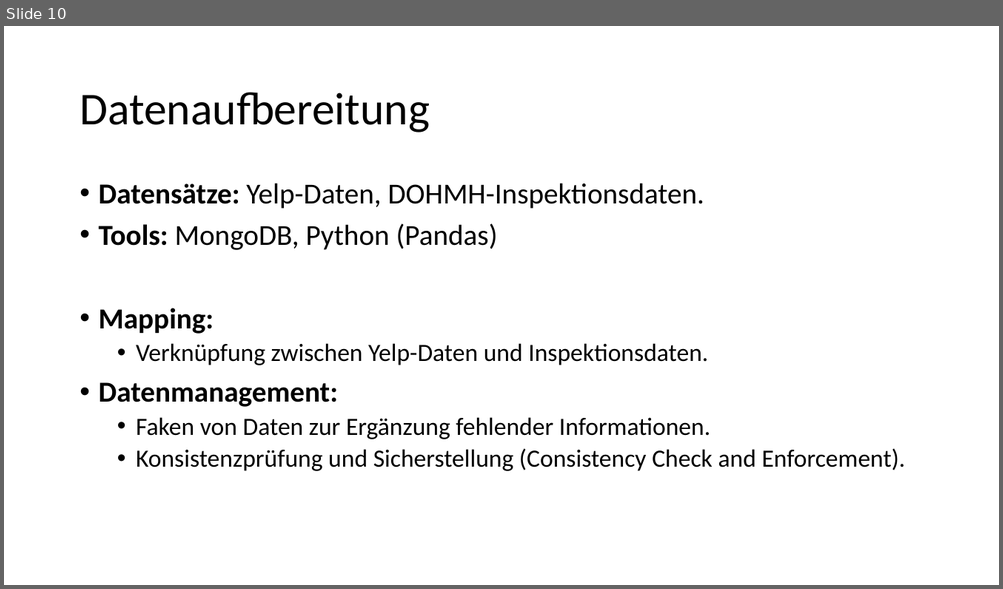
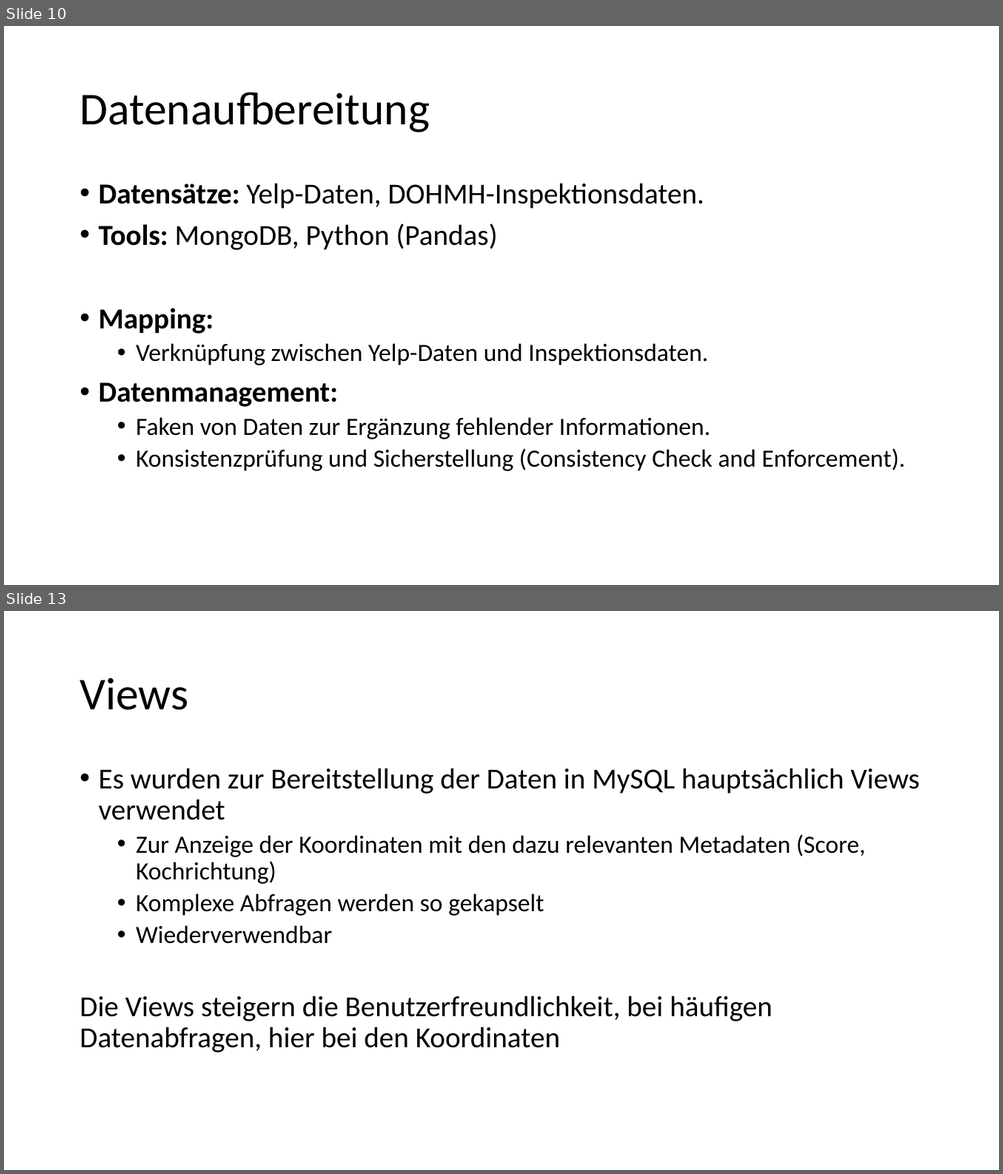
Before and after one commit to DaniVot/DatenbankenPortfolio, a slide deck: abgabe/Datenbanken.pptx. Shown one above the other, each under a label of ours: slide 10 before the commit, slides 10 and 13 after it; the slides between them are not shown. The pictures are 1003x589 and 1003x1174 pixels, drawn with LibreOffice and Linux fonts; fonts in the diff are those of the drawing. Boxes give left, top, right and bottom in pixels: in the first picture for what was removed or moved away, otherwise in the second. Text is boxed around its words. In the diff, an @@ line names an element or a change of style, - is before the commit and + after.

```diff
--- a/abgabe/Datenbanken.pptx
+++ b/abgabe/Datenbanken.pptx
@@ slide 13 added at bbox=[4, 611, 999, 1170], background #FFFFFF @@
@@ title added at bbox=[79, 678, 188, 710], 44 pt, text #000000 @@
+Views
@@ text added at bbox=[79, 768, 919, 1053], 28 pt, text #000000 @@
+• Es wurden zur Bereitstellung der Daten in MySQL hauptsächlich Views verwendet
+  • Zur Anzeige der Koordinaten mit den dazu relevanten Metadaten (Score, Kochrichtung)
+  • Komplexe Abfragen werden so gekapselt
+  • Wiederverwendbar
+Die Views steigern die Benutzerfreundlichkeit, bei häufigen Datenabfragen, hier bei den Koordinaten
```
Also in this commit, not shown: 1 slide changed, 1 other slide added, 1 other file.
